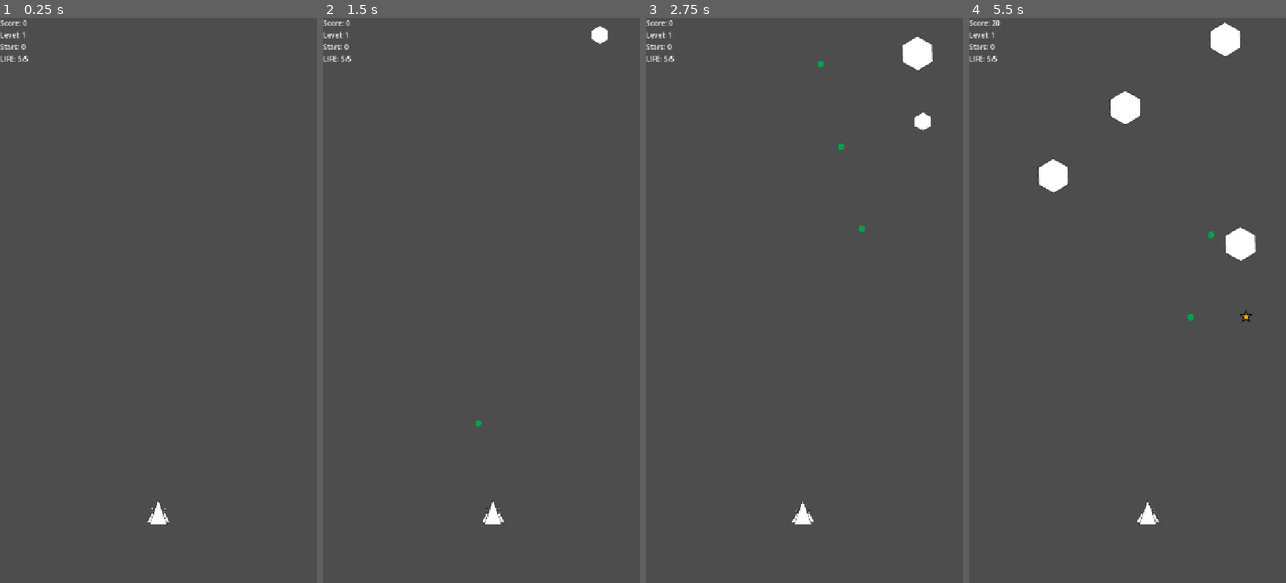
Above: before the commit, frames 1-4 (left to right).
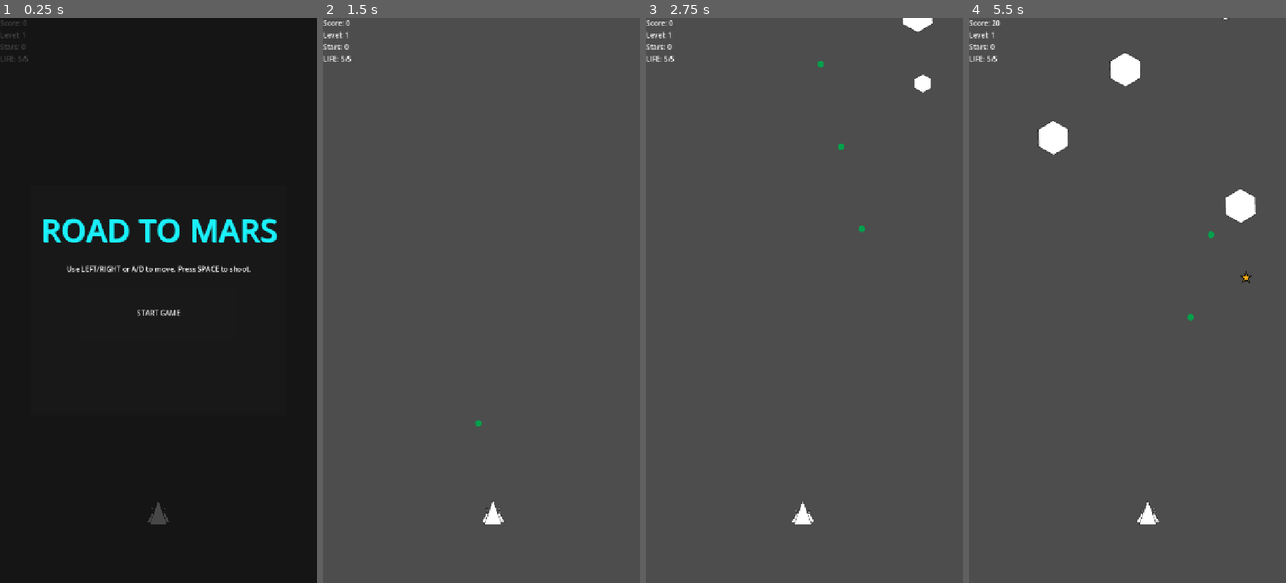
Above: after the commit, the same moments.

Repository: rsergeg/road2mars
Game: Godot game, scene res://scenes/Main.tscn
Same seed, same stepped clock (60 frames per second), same inputs: the game is played once before the commit and once after it.
Inputs (mouse positions are in pixels of both pictures, inside the frame that each line leads up to):
- Up to frame 1 (0.25 s): no input
- Up to frame 2 (1.5 s): click (481, 311) at 0.5 s, where only the run after the commit has a clickable "START GAME"; tap Enter at 1.25 s; hold D (move_right) from 1.28 s (still down); hold Space (shoot) from 1.28 s (still down)
- Up to frame 3 (2.75 s): release D (move_right) at 2.03 s; release Space (shoot) at 2.03 s; hold A (move_left) from 2.03 s (still down); tap Space (shoot) at 2.1 s
- Up to frame 4 (5.5 s): release A (move_left) at 2.78 s; hold Space (shoot) 2.78-3.53 s; hold D (move_right) 2.78-4.28 s; tap Space (shoot) at 3.6, 5.1 s; hold Space (shoot) 4.28-5.03 s; hold A (move_left) from 4.28 s (still down)

The runs differ from the first frame. In frame 1, 100% of the frame differs, in the area x 0-100%, y 0-100%; in frame 2, 0.1%; in frame 3, 0.9%; in frame 4, 3.1%.

Commit message:
Add start/game-over flow and lock collisions after death

Diff:
--- a/scenes/Main.tscn
+++ b/scenes/Main.tscn
@@ -9,6 +9,7 @@
 [ext_resource type="AudioStream" path="res://assets/sounds/hit.wav" id="7"]
 [ext_resource type="AudioStream" path="res://assets/sounds/levelup.wav" id="8"]
 [ext_resource type="AudioStream" path="res://assets/sounds/gameover.wav" id="9"]
+[ext_resource type="AudioStream" path="res://assets/sounds/levelup.wav" id="10"]
 
 [node name="Main" type="Node2D" unique_id=500742528]
 script = ExtResource("1")
@@ -20,7 +21,7 @@
 [node name="UI" parent="." unique_id=1334638701 instance=ExtResource("5")]
 
 [node name="SpawnTimer" type="Timer" parent="." unique_id=1733629005]
-autostart = true
+autostart = false
 
 [node name="ShootSfx" type="AudioStreamPlayer" parent="."]
 stream = ExtResource("6")
@@ -33,3 +34,6 @@
 
 [node name="GameoverSfx" type="AudioStreamPlayer" parent="."]
 stream = ExtResource("9")
+
+[node name="StartSfx" type="AudioStreamPlayer" parent="."]
+stream = ExtResource("10")
--- a/scenes/UI.tscn
+++ b/scenes/UI.tscn
@@ -12,6 +12,7 @@
 size = Vector2(140, 140)
 
 [node name="UI" type="CanvasLayer" unique_id=1460182622]
+process_mode = 3
 script = ExtResource("1")
 
 [node name="HUD" type="MarginContainer" parent="." unique_id=639381212]
@@ -37,10 +38,144 @@
 layout_mode = 2
 text = "LIFE: 5/5"
 
-[node name="GameOverLabel" type="Label" parent="HUD/VBoxContainer" unique_id=935100002]
+[node name="StartScreen" type="Control" parent="."]
+layout_mode = 3
+anchors_preset = 15
+anchor_right = 1.0
+anchor_bottom = 1.0
+grow_horizontal = 2
+grow_vertical = 2
+
+[node name="ColorRect" type="ColorRect" parent="StartScreen"]
+layout_mode = 1
+anchors_preset = 15
+anchor_right = 1.0
+anchor_bottom = 1.0
+grow_horizontal = 2
+grow_vertical = 2
+color = Color(0, 0, 0, 0.72)
+
+[node name="Panel" type="Panel" parent="StartScreen"]
+custom_minimum_size = Vector2(580, 520)
+layout_mode = 1
+anchors_preset = 8
+anchor_left = 0.5
+anchor_top = 0.5
+anchor_right = 0.5
+anchor_bottom = 0.5
+offset_left = -290.0
+offset_top = -260.0
+offset_right = 290.0
+offset_bottom = 260.0
+grow_horizontal = 2
+grow_vertical = 2
+
+[node name="VBoxContainer" type="VBoxContainer" parent="StartScreen/Panel"]
+layout_mode = 1
+anchors_preset = 8
+anchor_left = 0.5
+anchor_top = 0.5
+anchor_right = 0.5
+anchor_bottom = 0.5
+offset_left = -250.0
+offset_top = -210.0
+offset_right = 250.0
+offset_bottom = 210.0
+grow_horizontal = 2
+grow_vertical = 2
+theme_override_constants/separation = 28
+
+[node name="TitleLabel" type="Label" parent="StartScreen/Panel/VBoxContainer"]
+layout_mode = 2
+theme_override_colors/font_color = Color(0.102, 0.949, 0.988, 1)
+theme_override_colors/font_shadow_color = Color(0.102, 0.949, 0.988, 0.7)
+theme_override_constants/shadow_offset_x = 2
+theme_override_constants/shadow_offset_y = 2
+theme_override_font_sizes/font_size = 72
+horizontal_alignment = 1
+text = "ROAD TO MARS"
+
+[node name="InstructionLabel" type="Label" parent="StartScreen/Panel/VBoxContainer"]
+layout_mode = 2
+autowrap_mode = 3
+horizontal_alignment = 1
+text = "Use LEFT/RIGHT or A/D to move. Press SPACE to shoot."
+
+[node name="StartButton" type="Button" parent="StartScreen/Panel/VBoxContainer"]
+custom_minimum_size = Vector2(360, 120)
+layout_mode = 2
+size_flags_horizontal = 4
+text = "START GAME"
+
+[node name="GameOverScreen" type="Control" parent="."]
 visible = false
-layout_mode = 2
+layout_mode = 3
+anchors_preset = 15
+anchor_right = 1.0
+anchor_bottom = 1.0
+grow_horizontal = 2
+grow_vertical = 2
+
+[node name="ColorRect" type="ColorRect" parent="GameOverScreen"]
+layout_mode = 1
+anchors_preset = 15
+anchor_right = 1.0
+anchor_bottom = 1.0
+grow_horizontal = 2
+grow_vertical = 2
+color = Color(0, 0, 0, 0.75)
+
+[node name="Panel" type="Panel" parent="GameOverScreen"]
+custom_minimum_size = Vector2(560, 500)
+layout_mode = 1
+anchors_preset = 8
+anchor_left = 0.5
+anchor_top = 0.5
+anchor_right = 0.5
+anchor_bottom = 0.5
+offset_left = -280.0
+offset_top = -250.0
+offset_right = 280.0
+offset_bottom = 250.0
+grow_horizontal = 2
+grow_vertical = 2
+
+[node name="VBoxContainer" type="VBoxContainer" parent="GameOverScreen/Panel"]
+layout_mode = 1
+anchors_preset = 8
+anchor_left = 0.5
+anchor_top = 0.5
+anchor_right = 0.5
+anchor_bottom = 0.5
+offset_left = -230.0
+offset_top = -190.0
+offset_right = 230.0
+offset_bottom = 190.0
+grow_horizontal = 2
+grow_vertical = 2
+theme_override_constants/separation = 24
+
+[node name="GameOverLabel" type="Label" parent="GameOverScreen/Panel/VBoxContainer"]
+layout_mode = 2
+theme_override_font_sizes/font_size = 64
+horizontal_alignment = 1
 text = "GAME OVER"
+
+[node name="FinalScoreLabel" type="Label" parent="GameOverScreen/Panel/VBoxContainer"]
+layout_mode = 2
+horizontal_alignment = 1
+text = "Final Score: 0"
+
+[node name="FinalStarsLabel" type="Label" parent="GameOverScreen/Panel/VBoxContainer"]
+layout_mode = 2
+horizontal_alignment = 1
+text = "Stars Collected: 0"
+
+[node name="RestartButton" type="Button" parent="GameOverScreen/Panel/VBoxContainer"]
+custom_minimum_size = Vector2(360, 120)
+layout_mode = 2
+size_flags_horizontal = 4
+text = "RESTART"
 
 [node name="VirtualControls" type="Control" parent="." unique_id=609820518]
 layout_mode = 3
--- a/scripts/Main.gd
+++ b/scripts/Main.gd
@@ -10,14 +10,15 @@
 @onready var level_label = $UI/HUD/VBoxContainer/LevelLabel
 @onready var stars_label = $UI/HUD/VBoxContainer/StarsLabel
 @onready var life_label = $UI/HUD/VBoxContainer/LifeLabel
-@onready var game_over_label = $UI/HUD/VBoxContainer/GameOverLabel
 @onready var shoot_sfx: AudioStreamPlayer = $ShootSfx
 @onready var hit_sfx: AudioStreamPlayer = $HitSfx
 @onready var levelup_sfx: AudioStreamPlayer = $LevelupSfx
 @onready var gameover_sfx: AudioStreamPlayer = $GameoverSfx
+@onready var start_sfx: AudioStreamPlayer = $StartSfx
 
 var boss_spawned: bool = false
 var game_over: bool = false
+var is_playing: bool = false
 var _last_level: int = 1
 
 func _ready() -> void:
@@ -28,6 +29,7 @@
 	GameManager.level_changed.connect(_on_level_changed)
 	GameManager.boss_requested.connect(_on_boss_requested)
 	spawn_timer.timeout.connect(_spawn_asteroid)
+	spawn_timer.stop()
 
 	if player.has_signal("health_changed"):
 		player.health_changed.connect(_on_player_health_changed)
@@ -36,16 +38,41 @@
 	if player.has_signal("shot_fired"):
 		player.shot_fired.connect(_on_player_shot_fired)
 
+	if ui.has_signal("start_pressed"):
+		ui.start_pressed.connect(_on_start_pressed)
+	if ui.has_signal("restart_pressed"):
+		ui.restart_pressed.connect(_on_restart_pressed)
+
 	if player.has_method("get_current_health"):
 		_on_player_health_changed(player.get_current_health(), player.max_health)
 
-	game_over_label.visible = false
+	if ui.has_method("show_start_screen"):
+		ui.show_start_screen()
+	if ui.has_method("hide_game_over_screen"):
+		ui.hide_game_over_screen()
+
 	_on_score_changed(GameManager.score)
 	_on_stars_changed(GameManager.stars)
 	_on_level_changed(GameManager.level)
 
+	_set_gameplay_active(false)
+
+func _set_gameplay_active(active: bool) -> void:
+	is_playing = active
+	if active:
+		Engine.time_scale = 1.0
+		spawn_timer.start()
+		player.set_physics_process(true)
+		player.set_process(true)
+	else:
+		Engine.time_scale = 0.0
+		spawn_timer.stop()
+		player.set_physics_process(false)
+		player.set_process(false)
+
+
 func _spawn_asteroid() -> void:
-	if boss_spawned or game_over or asteroid_scene == null:
+	if boss_spawned or game_over or not is_playing or asteroid_scene == null:
 		return
 	var asteroid := asteroid_scene.instantiate()
 	asteroid.global_position = Vector2(randf_range(80.0, 640.0), -40.0)
@@ -55,7 +82,7 @@
 	add_child(asteroid)
 
 func _on_asteroid_body_entered(body: Node, asteroid: Area2D) -> void:
-	if game_over:
+	if game_over or not is_playing:
 		return
 	if body != player:
 		return
@@ -71,7 +98,7 @@
 		asteroid.queue_free()
 
 func _on_boss_requested() -> void:
-	if boss_spawned or game_over or boss_scene == null:
+	if boss_spawned or game_over or not is_playing or boss_scene == null:
 		return
 	boss_spawned = true
 	spawn_timer.stop()
@@ -81,7 +108,8 @@
 	add_child(boss)
 
 func _on_boss_defeated() -> void:
-	spawn_timer.start()
+	if is_playing and not game_over:
+		spawn_timer.start()
 	boss_spawned = false
 
 func _on_score_changed(value: int) -> void:
@@ -104,11 +132,24 @@
 	if game_over:
 		return
 	game_over = true
-	spawn_timer.stop()
-	game_over_label.visible = true
-	player.set_physics_process(false)
-	player.set_process(false)
-	gameover_sfx.play()
+	_set_gameplay_active(false)
+	player.collision_layer = 0
+	player.collision_mask = 0
+	if ui.has_method("show_game_over_screen"):
+		ui.show_game_over_screen(GameManager.score, GameManager.stars)
+	if not gameover_sfx.playing:
+		gameover_sfx.play()
 
 func _on_player_shot_fired() -> void:
-	shoot_sfx.play()
+	if is_playing and not game_over:
+		shoot_sfx.play()
+
+func _on_start_pressed() -> void:
+	if game_over:
+		return
+	start_sfx.play()
+	_set_gameplay_active(true)
+
+func _on_restart_pressed() -> void:
+	GameManager.reset_run()
+	get_tree().reload_current_scene()
--- a/scripts/MobileControls.gd
+++ b/scripts/MobileControls.gd
@@ -1,12 +1,47 @@
 extends CanvasLayer
+
+signal start_pressed
+signal restart_pressed
 
 @onready var left_button: TouchScreenButton = $VirtualControls/LeftButton
 @onready var right_button: TouchScreenButton = $VirtualControls/RightButton
 @onready var shoot_button: TouchScreenButton = $VirtualControls/ShootButton
+@onready var start_screen: Control = $StartScreen
+@onready var game_over_screen: Control = $GameOverScreen
+@onready var final_score_label: Label = $GameOverScreen/Panel/VBoxContainer/FinalScoreLabel
+@onready var final_stars_label: Label = $GameOverScreen/Panel/VBoxContainer/FinalStarsLabel
+@onready var start_button: Button = $StartScreen/Panel/VBoxContainer/StartButton
+@onready var restart_button: Button = $GameOverScreen/Panel/VBoxContainer/RestartButton
 
 func _ready() -> void:
+	process_mode = Node.PROCESS_MODE_ALWAYS
 	var mobile := OS.get_name() == "Android" or OS.get_name() == "iOS"
 	$VirtualControls.visible = mobile
 	left_button.action = "move_left"
 	right_button.action = "move_right"
 	shoot_button.action = "shoot"
+	start_button.pressed.connect(_on_start_button_pressed)
+	restart_button.pressed.connect(_on_restart_button_pressed)
+	show_start_screen()
+
+func show_start_screen() -> void:
+	start_screen.visible = true
+	game_over_screen.visible = false
+
+func hide_start_screen() -> void:
+	start_screen.visible = false
+
+func show_game_over_screen(final_score: int, final_stars: int) -> void:
+	final_score_label.text = "Final Score: %d" % final_score
+	final_stars_label.text = "Stars Collected: %d" % final_stars
+	game_over_screen.visible = true
+
+func hide_game_over_screen() -> void:
+	game_over_screen.visible = false
+
+func _on_start_button_pressed() -> void:
+	hide_start_screen()
+	start_pressed.emit()
+
+func _on_restart_button_pressed() -> void:
+	restart_pressed.emit()
